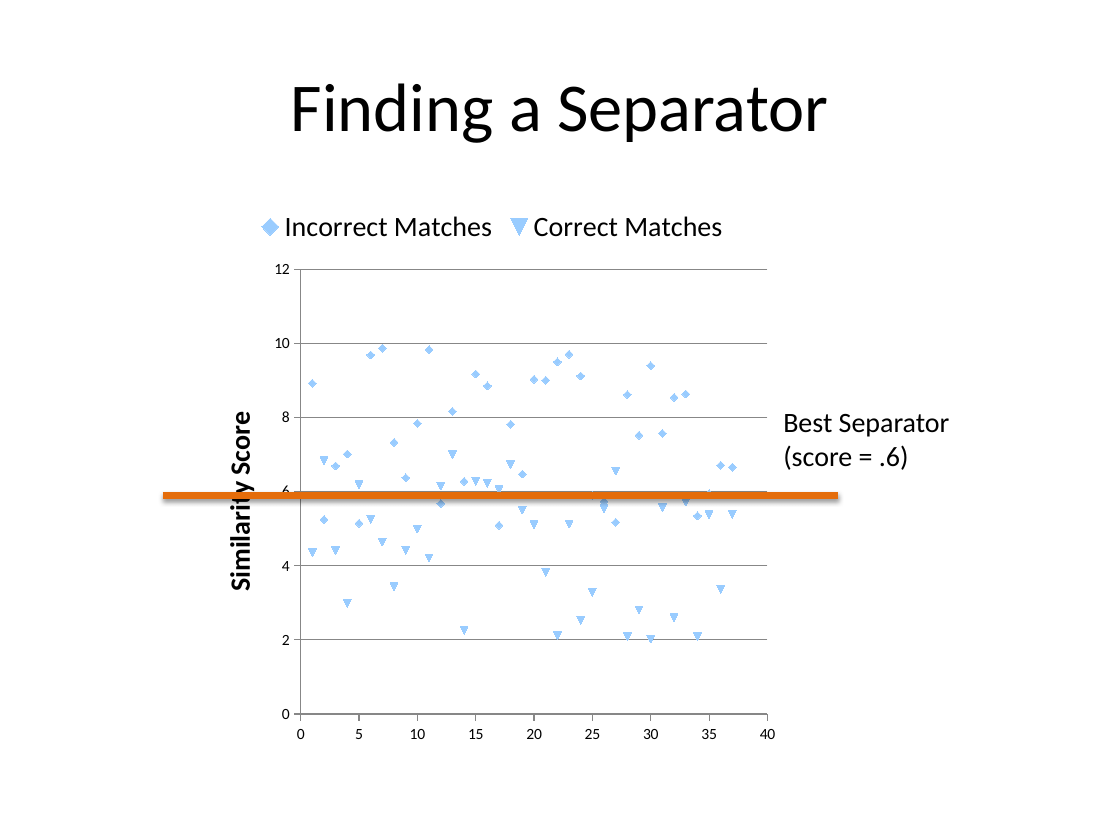
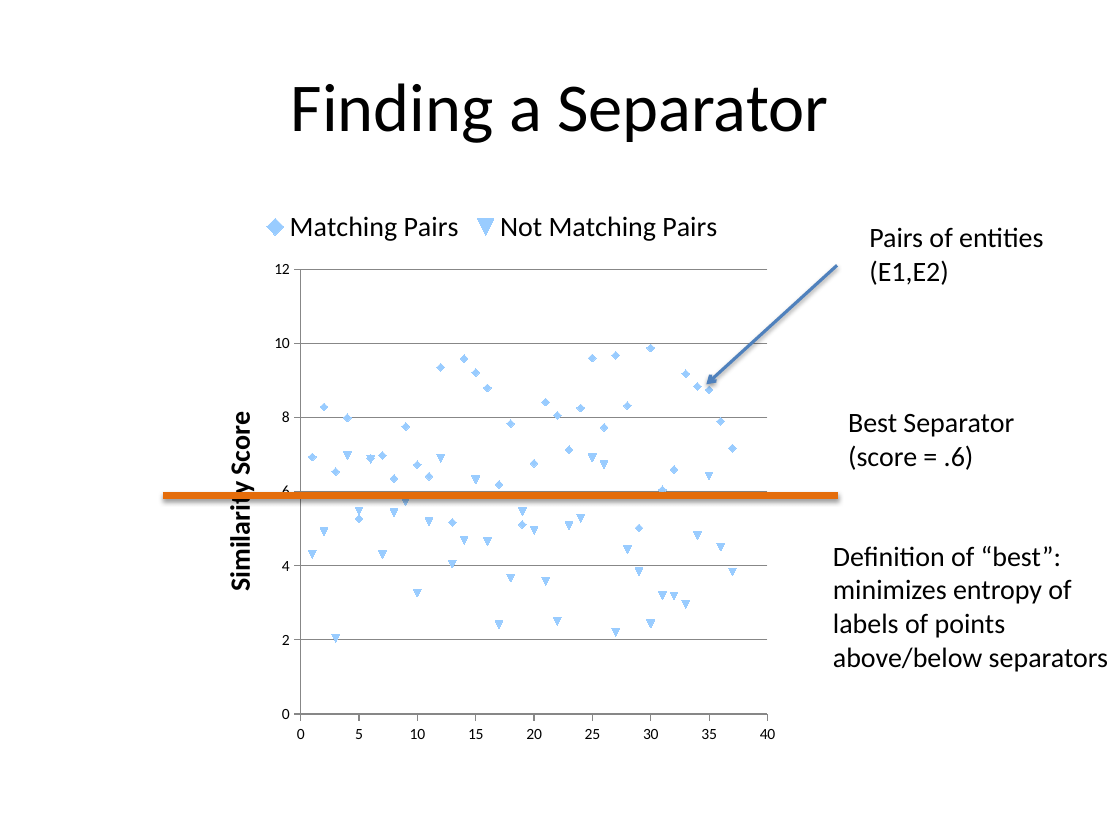
Before and after one commit to mitdbg/asciiclass, a slide deck: slide 4 of lectures/lec6/lec6.pptx. Drawn at 1120x840 pixels with LibreOffice and Linux fonts; fonts in the diff are those of the drawing. Boxes give left, top, right and bottom in pixels: in the first picture for what was removed or moved away, otherwise in the second. Text is boxed around its words. In the diff, an @@ line names an element or a change of style, - is before the commit and + after.

```diff
--- a/lectures/lec6/lec6.pptx
+++ b/lectures/lec6/lec6.pptx
@@ scatter chart at bbox=[197, 196, 786, 754] @@
-Incorrect Matches: (1, 8.9), (2, 5.2), (3, 6.7), (4, 7), (5, 5.1), (6, 9.7), (7, 9.9), (8, 7.3), (9, 6.4), (10, 7.8), (11, 9.8), (12, 5.7), (13, 8.2), (14, 6.3), (15, 9.2), (16, 8.9), (17, 5.1), (18, 7.8), (19, 6.5), (20, 9), (21, 9), (22, 9.5), (23, 9.7), (24, 9.1), (25, 5.9), (26, 5.7), (27, 5.2), (28, 8.6), (29, 7.5), (30, 9.4), (31, 7.6), (32, 8.5), (33, 8.6), (34, 5.3), (35, 5.9), (36, 6.7), (37, 6.7)
+Matching Pairs: (1, 6.9), (2, 8.3), (3, 6.5), (4, 8), (5, 5.3), (6, 6.9), (7, 7), (8, 6.4), (9, 7.8), (10, 6.7), (11, 6.4), (12, 9.4), (13, 5.2), (14, 9.6), (15, 9.2), (16, 8.8), (17, 6.2), (18, 7.8), (19, 5.1), (20, 6.8), (21, 8.4), (22, 8.1), (23, 7.1), (24, 8.3), (25, 9.6), (26, 7.7), (27, 9.7), (28, 8.3), (29, 5), (30, 9.9), (31, 6), (32, 6.6), (33, 9.2), (34, 8.8), (35, 8.7), (36, 7.9), (37, 7.2)
-Correct Matches: (1, 4.4), (2, 6.8), (3, 4.4), (4, 3), (5, 6.2), (6, 5.3), (7, 4.6), (8, 3.4), (9, 4.4), (10, 5), (11, 4.2), (12, 6.1), (13, 7), (14, 2.3), (15, 6.3), (16, 6.2), (17, 6.1), (18, 6.7), (19, 5.5), (20, 5.1), (21, 3.8), (22, 2.1), (23, 5.1), (24, 2.5), (25, 3.3), (26, 5.5), (27, 6.6), (28, 2.1), (29, 2.8), (30, 2), (31, 5.6), (32, 2.6), (33, 5.7), (34, 2.1), (35, 5.4), (36, 3.4), (37, 5.4)
+Not Matching Pairs: (1, 4.3), (2, 4.9), (3, 2), (4, 7), (5, 5.5), (6, 6.9), (7, 4.3), (8, 5.4), (9, 5.7), (10, 3.3), (11, 5.2), (12, 6.9), (13, 4), (14, 4.7), (15, 6.3), (16, 4.6), (17, 2.4), (18, 3.7), (19, 5.5), (20, 5), (21, 3.6), (22, 2.5), (23, 5.1), (24, 5.3), (25, 6.9), (26, 6.7), (27, 2.2), (28, 4.4), (29, 3.8), (30, 2.4), (31, 3.2), (32, 3.2), (33, 3), (34, 4.8), (35, 6.4), (36, 4.5), (37, 3.8)
@@ text added at bbox=[869, 227, 1043, 285], 18 pt, text #000000 @@
+Pairs of entities
+(E1,E2)
@@ arrow added from (837, 265) to (707, 384), #4F81BD 2 pt @@
@@ text "Best Separator": place and size @@
-text "Best Separator" at bbox=[783, 414, 950, 470]
+text "Best Separator" at bbox=[848, 414, 1014, 470]
@@ text added at bbox=[833, 546, 1108, 672], 18 pt, text #000000 @@
+Definition of “best”: minimizes entropy of labels of points above/below separators
```
Also in this commit, not shown: 1 other slide changed, 2 other files.
